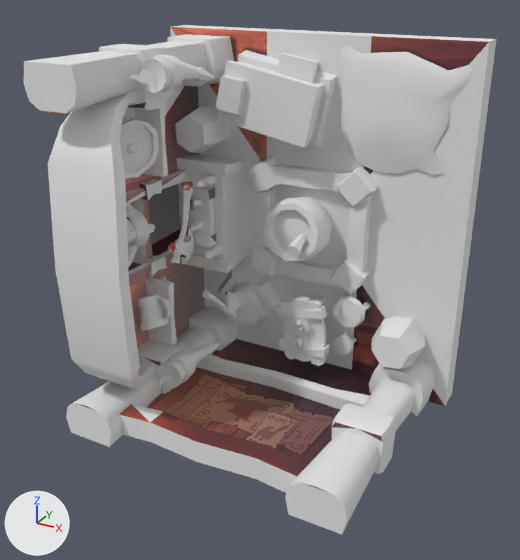
What one commit did to the OBJ model resources/models/viking_room.obj.
One viewpoint serves both versions: a 50 mm camera at (1.3, -2.63, 0.98) aimed at (0.1, -0.45, -0.1). Every picture has the same lights, and +X, +Y and +Z are marked at lower left. Where no turn or scale is listed for an object, it has been applied to the vertices. Vertices at the same position are counted once.

Before the edit, the objects in view are built like this:
```python
me_mesh_all1_texture1_0 = bpy.data.meshes.new('mesh_all1_Texture1_0')
me_mesh_all1_texture1_0.from_pydata(...)  # 2554 vertices, 3828 faces; spans x -0.585..0.742, y -0.925..0.108, z -0.721..0.74
# faces by material slot: [159, 3669]
me_mesh_all1_texture1_0.materials.append(mat_texture1)  # picture img_viking_room_png
me_mesh_all1_texture1_0.materials.append(mat_texture2)  # white #e7e7e7
ob_mesh_all1_texture1_0 = bpy.data.objects.new('mesh_all1_Texture1_0', me_mesh_all1_texture1_0)
ob_mesh_all1_texture1_0.location = (0.0, 0.0, 0.0)
```
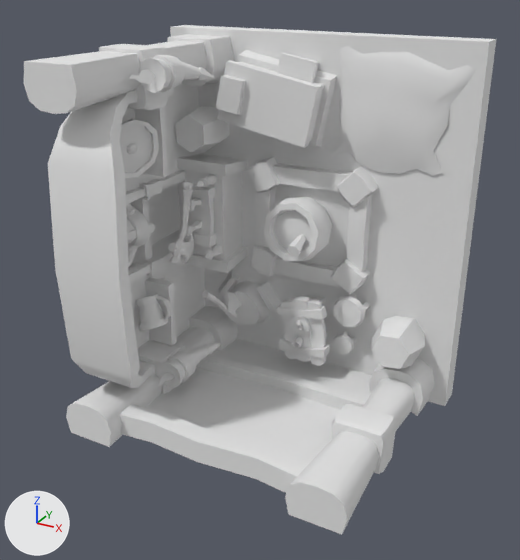
Where the change shows, as pixel boxes (x1, y1, x2, y2) in the pictures (520 x 560 px):
part 1 of me_mesh_all1_texture1_0, recoloured (brown to grey): (40, 27, 489, 492) in both

Patch to the scene script:
```diff
--- a/resources/models/viking_room.obj.py
+++ b/resources/models/viking_room.obj.py
@@ me_mesh_all1_texture1_0 @@
 me_mesh_all1_texture1_0.from_pydata(...)  # 2554 vertices, 3828 faces; spans x -0.585..0.742, y -0.925..0.108, z -0.721..0.74
 # used by ob_mesh_all1_texture1_0; location = (0.0, 0.0, 0.0)
+# me_mesh_all1_texture1_0 part 1: all 159 faces that had it switch from mat_texture1 (picture img_viking_room_png) to mat_texture2 (white #e7e7e7)
```
